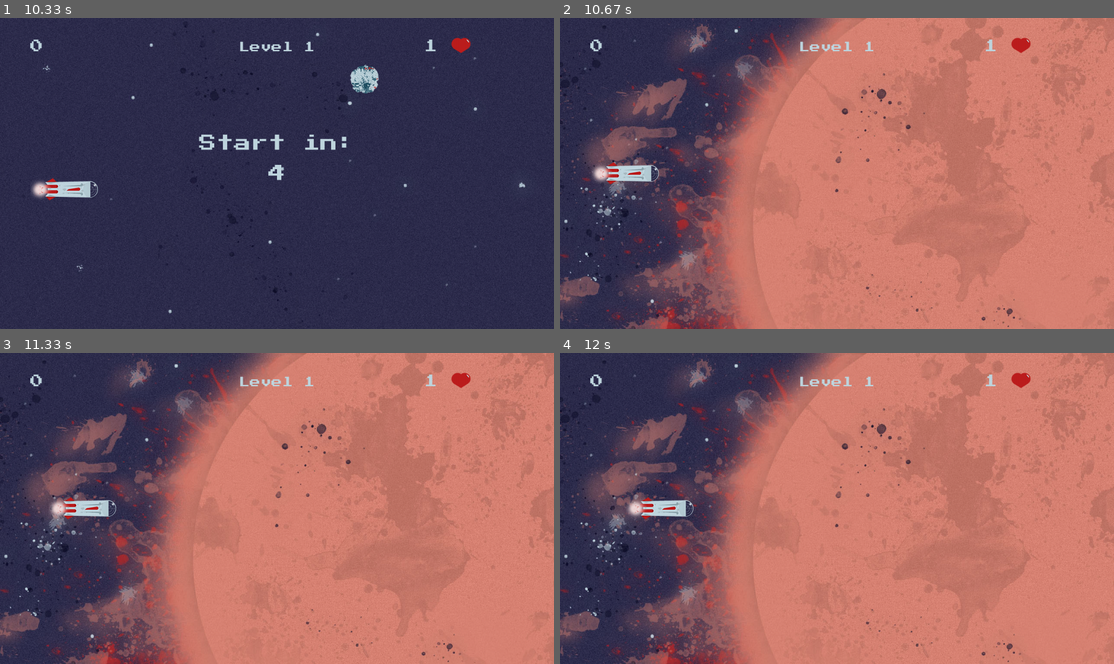
Above: before the commit, frames 1-4 (two rows, left to right).
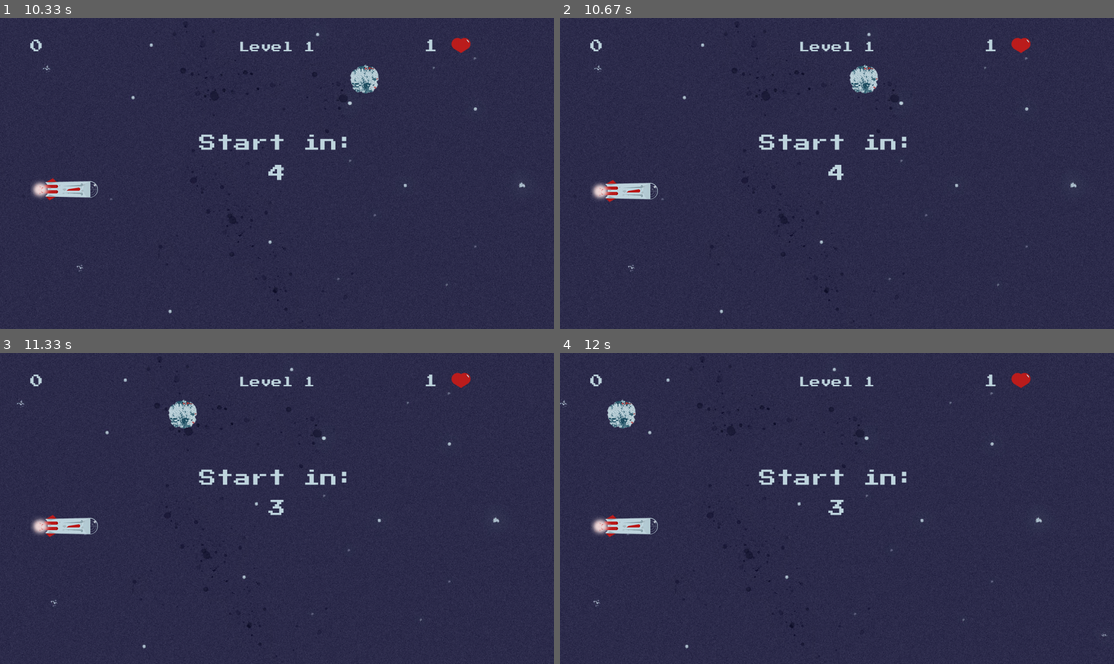
Above: after the commit, the same moments.

Repository: AdrianFSN/proyecto-final-pygame-quest
Game: pygame game, started from main.py
Two runs of this game, one before a commit and one after it. Both use one fixed random seed, a clock stepped at 60 frames per second and the inputs below.
Inputs:
- Up to frame 1 (10.33 s): tap Space at 0.33, 5.73, 6.03, 6.23, 6.63, 6.97, 7.3, 7.7, 8.1, 8.43, 8.77, 9.17, 9.57, 9.9, 10.23 s; hold Up 5.67-6.13 s; hold Down 6.17-6.53 s; hold Up 6.57-6.87 s; hold Down 6.9-7.2 s; hold Up 7.23-7.6 s; hold Down 7.63-8 s; hold Up 8.03-8.33 s; hold Down 8.37-8.67 s; hold Up 8.7-9.07 s; hold Down 9.1-9.47 s; hold Up 9.5-9.8 s; hold Down 9.83-10.13 s; hold Up from 10.17 s (still down)
- Up to frame 2 (10.67 s): release Up at 10.53 s
- Up to frame 3 (11.33 s): no input
- Up to frame 4 (12 s): no input

Frame 1 is identical in both runs. In frame 2, 80% of the frame differs, in the area x 0-100%, y 0-100%; in frame 3, 80%; in frame 4, 81%.

Commit message:
feat: recupero el repositorio y creo el fade in de la pantalla de resolución

Diff:
--- a/glumtar/__init__.py
+++ b/glumtar/__init__.py
@@ -1,6 +1,6 @@
 # Animations
 ANIMATION_FRAMES = 61  # Animations should have 60 frames
-BG_SCROLL_SPEED = 12  # Should be 1. Increase only for testing purposes.
+BG_SCROLL_SPEED = 1  # Should be 1. Increase only for testing purposes.
 FRAMES_SPEED = 1
 
 # Colors palette RGB
--- a/glumtar/scenes.py
+++ b/glumtar/scenes.py
@@ -329,25 +329,28 @@
 
 
 class ResolveLevel1(Scene):
+    alpha = 0
+    fade_in_speed = 7
 
     def __init__(self, screen, player, scoreboard, livescounter):
         super().__init__(screen)
         self.available_bg = []
-        # self.bg_index = 1
-        self.bg_controller = 0
+        self.bg_A_controller = 0
+        self.bg_B_controller = 1
         for bg in range(1, 3):
             self.bg_resolve_route = os.path.join(
                 'glumtar', 'resources', 'images', f'BG_planet{bg}.jpg')
             self.available_bg.append(self.bg_resolve_route)
-        print(f'La lista de avilable bg es {self.available_bg}')
-        # self.bg_index += 1
-
-        self.background = pygame.image.load(
-            self.available_bg[self.bg_controller])
-
-        """ bg_route = os.path.join('glumtar', 'resources',
-                                'images', 'planet1.jpg')
-        self.background = pygame.image.load(bg_route) """
+
+        self.background_A = pygame.image.load(
+            self.available_bg[self.bg_A_controller])
+        self.background_B = pygame.image.load(
+            self.available_bg[self.bg_B_controller])
+        self.background_B.set_alpha(self.alpha)
+
+        self.bg_fade_in = pygame.USEREVENT + 6
+        pygame.time.set_timer(self.bg_fade_in, 100)
+
         self.background_posX = 0
         self.background_posY = 0
 
@@ -365,9 +368,20 @@
                     return True
                 if event.type == pygame.KEYDOWN and event.key == pygame.K_SPACE:
                     exit = True
+                if event.type == self.bg_fade_in:
+                    if self.player.rect.center[0] <= WIDTH/2 and self.alpha < 255:
+                        self.alpha += self.fade_in_speed
+                    elif self.alpha > 255:
+                        self.alpha = 255
+                    print(f"El self alpha es {self.alpha}")
+
             self.screen.fill(CORAL_PINK)
             self.screen.blit(
-                self.background, (self.background_posX, self.background_posY))
+                self.background_A, (self.background_posX, self.background_posY))
+            self.screen.blit(
+                self.background_B, (self.background_posX, self.background_posY))
+            self.background_B.set_alpha(self.alpha)
+
             self.add_level_title()
 
             self.scoreboard.show_scoreboard(self.screen)
